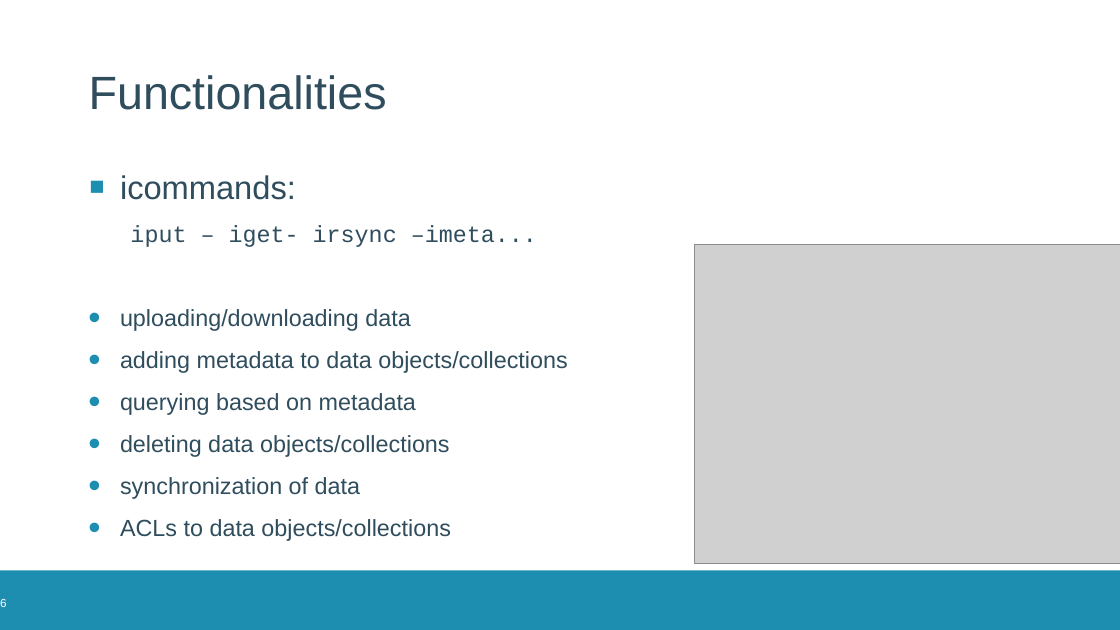
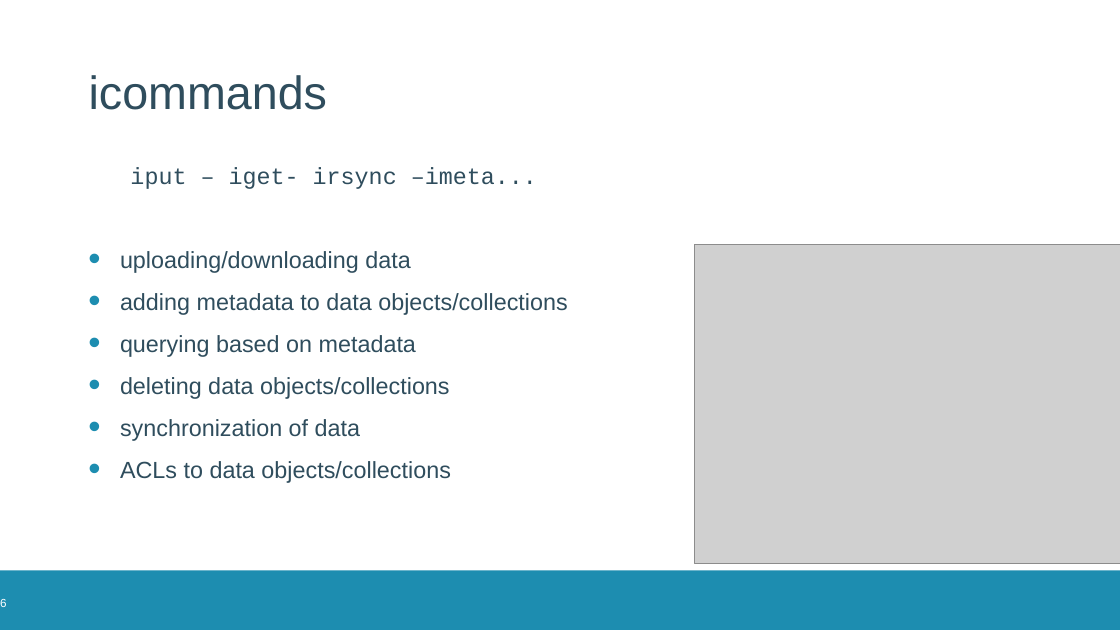
Before and after one commit to hpcleuven/iRODS-local-admin-training, a slide deck: slide 6 of 04_Working-with-iRODS.pptx. Drawn at 1120x630 pixels with LibreOffice and Linux fonts; fonts in the diff are those of the drawing; grey boxes stand for pictures; background and template pictures are left out. Boxes give left, top, right and bottom in pixels: in the first picture for what was removed or moved away, otherwise in the second. Text is boxed around its words. In the diff, an @@ line names an element or a change of style, - is before the commit and + after.

Commit message:
Add PDF version of slides, correct some typos and errors on the links to the demo version

```diff
--- a/04_Working-with-iRODS.pptx
+++ b/04_Working-with-iRODS.pptx
@@ text at bbox=[89, 75, 327, 110]: text changed @@
-Functionalities
+icommands
@@ text at bbox=[120, 175, 296, 200]: paragraph removed @@
-▪ icommands:
```
Also in this commit, not shown: 1 other slide changed, 1 slide added, 2 slides removed, 8 other files.
